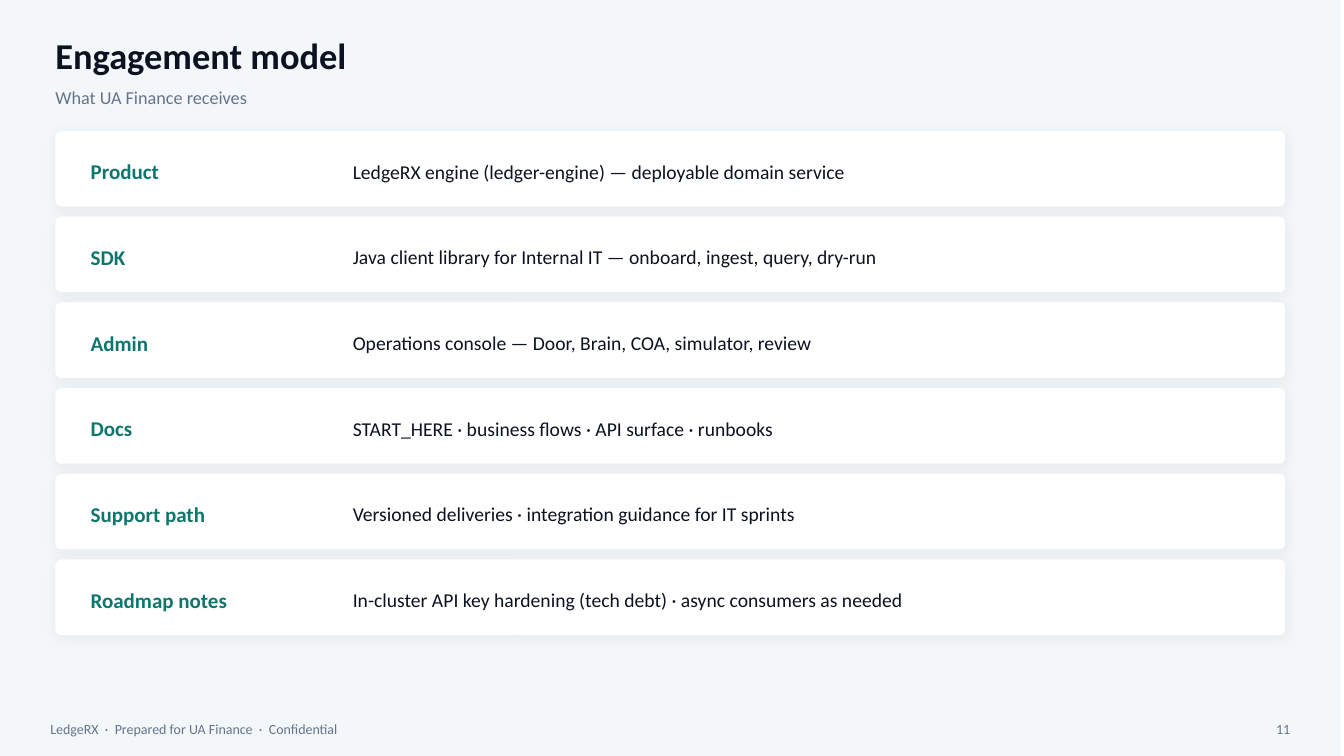
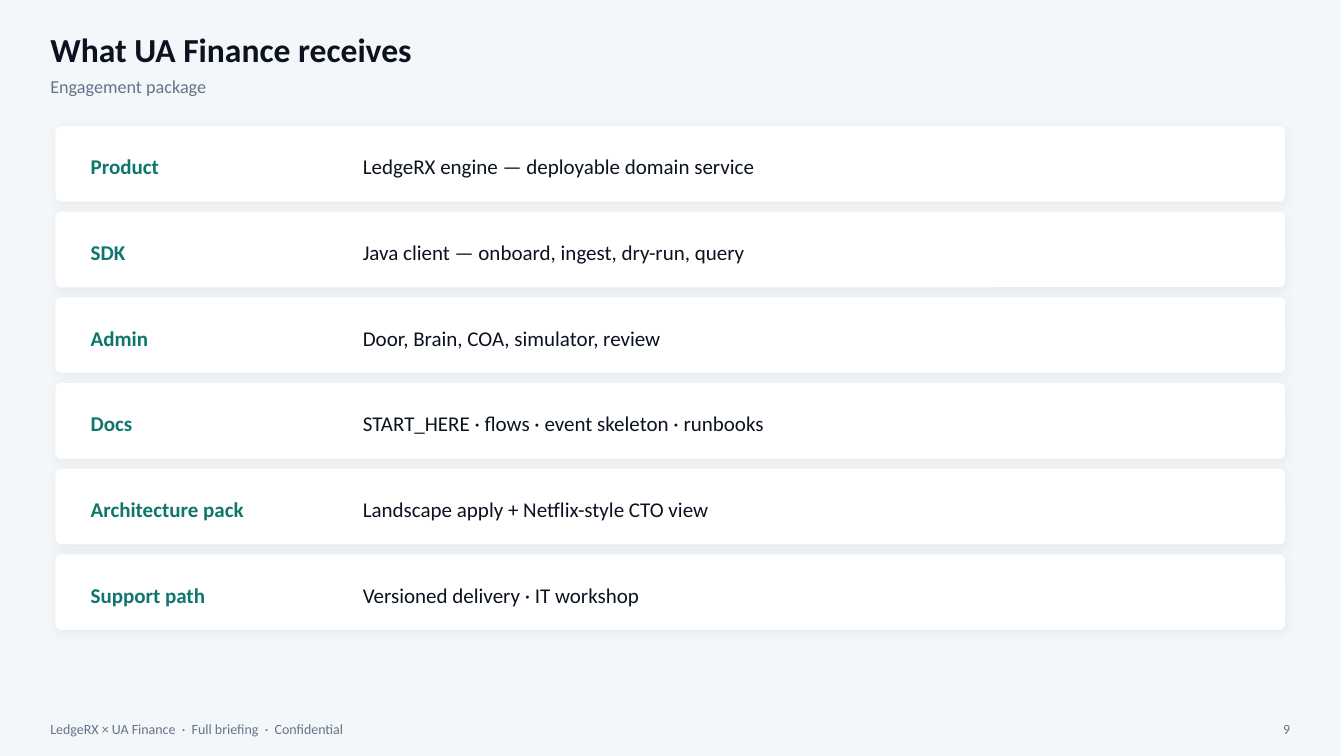
Before and after one commit to yky32/ledger-engine, a slide deck: slide 11 of docs/decks/LedgeRX-Product-Overview.pptx. Drawn at 1344x756 pixels with LibreOffice and Linux fonts; fonts in the diff are those of the drawing. Boxes give left, top, right and bottom in pixels: in the first picture for what was removed or moved away, otherwise in the second. Text is boxed around its words. In the diff, an @@ line names an element or a change of style, - is before the commit and + after.

Commit message:
docs: merge UAF product + landscape + events into full briefing

```diff
--- a/docs/decks/LedgeRX-Product-Overview.pptx
+++ b/docs/decks/LedgeRX-Product-Overview.pptx
@@ text "What UA Finance receives": place and size @@
-text "What UA Finance receives" at <box>55,91,247,104</box>
+text "What UA Finance receives" at <box>50,38,412,63</box>
@@ text "What UA Finance receives" at <box>50,38,412,63</box>: size 13 to 24 pt, text colour #64748B to #0B1220, bold on @@
@@ text at <box>50,80,206,96</box>: text changed; size 26 to 13 pt; text colour #0B1220 to #64748B; bold off @@
-Engagement model
+Engagement package
@@ text "Product": place and size @@
-text "Product" at <box>91,164,159,179</box>
+text "Product" at <box>91,159,159,174</box>
@@ text at <box>363,159,754,178</box>: text changed; size 14 to 15 pt @@
-LedgeRX engine (ledger-engine) — deployable domain service
+LedgeRX engine — deployable domain service
@@ text "SDK": place and size @@
-text "SDK" at <box>91,251,126,265</box>
+text "SDK" at <box>91,246,126,260</box>
@@ text at <box>363,245,744,264</box>: text changed; size 14 to 15 pt @@
-Java client library for Internal IT — onboard, ingest, query, dry-run
+Java client — onboard, ingest, dry-run, query
@@ text "Admin": place and size @@
-text "Admin" at <box>91,336,148,351</box>
+text "Admin" at <box>91,331,148,346</box>
@@ text at <box>363,331,660,349</box>: text changed; size 14 to 15 pt @@
-Operations console — Door, Brain, COA, simulator, review
+Door, Brain, COA, simulator, review
@@ text "Docs": place and size @@
-text "Docs" at <box>91,422,133,436</box>
+text "Docs" at <box>91,417,133,431</box>
@@ text at <box>363,416,764,434</box>: text changed; size 14 to 15 pt @@
-START_HERE · business flows · API surface · runbooks
+START_HERE · flows · event skeleton · runbooks
@@ text added at <box>91,502,243,521</box>, 15 pt, text #0F766E, bold @@
+Architecture pack
@@ text at <box>363,502,708,521</box>: text changed; size 14 to 15 pt @@
-Versioned deliveries · integration guidance for IT sprints
+Landscape apply + Netflix-style CTO view
@@ 6 rounded rectangles: place and size @@
-6 rounded rectangles at <box>55,131,1286,635</box>
+6 rounded rectangles at <box>55,126,1286,630</box>
@@ shadow changed in 6 elements at <box>55,126,1286,202</box>, <box>55,212,1286,287</box>, <box>55,297,1286,373</box>, <box>55,383,1286,459</box>, <box>55,469,1286,544</box>, <box>55,555,1286,630</box> @@
@@ text "Support path": place and size @@
-text "Support path" at <box>91,507,205,526</box>
+text "Support path" at <box>91,588,205,607</box>
@@ text removed at <box>91,593,226,612</box> @@
-Roadmap notes
@@ text at <box>363,588,639,607</box>: text changed; size 14 to 15 pt @@
-In-cluster API key hardening (tech debt) · async consumers as needed
+Versioned delivery · IT workshop
@@ text at <box>50,724,344,737</box>: text changed @@
-LedgeRX · Prepared for UA Finance · Confidential
+LedgeRX × UA Finance · Full briefing · Confidential
@@ text at <box>1283,725,1290,734</box>: text changed @@
-11
+9
```
Also in this commit, not shown: 9 other slides changed, 13 slides added, 3 slides removed, 4 other files.
